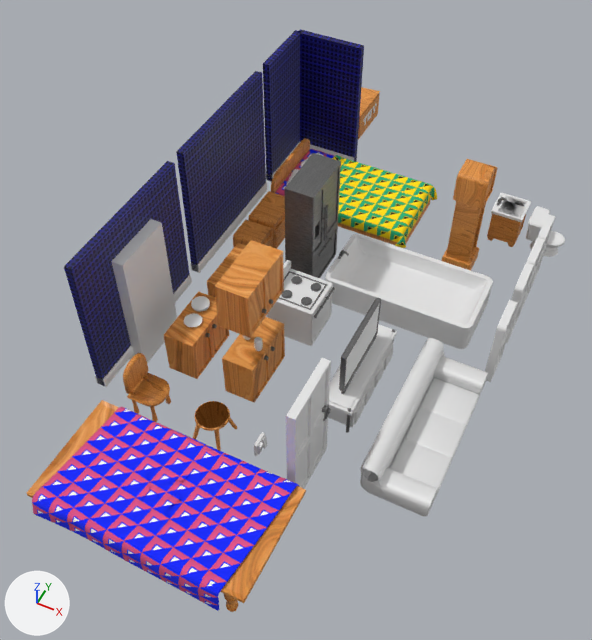
Two versions of the FBX model Assets/Models/BedroomAssets/ToyBox.fbx, one commit apart.
Both versions are drawn from a 50 mm camera at (21.3, -54.0, 40.1) aimed at (6.1, -23.6, 2.1). The axes (+X, +Y, +Z) are drawn at lower left. The lights are the same throughout. Where no turn or scale is listed for an object, it has been applied to the vertices.
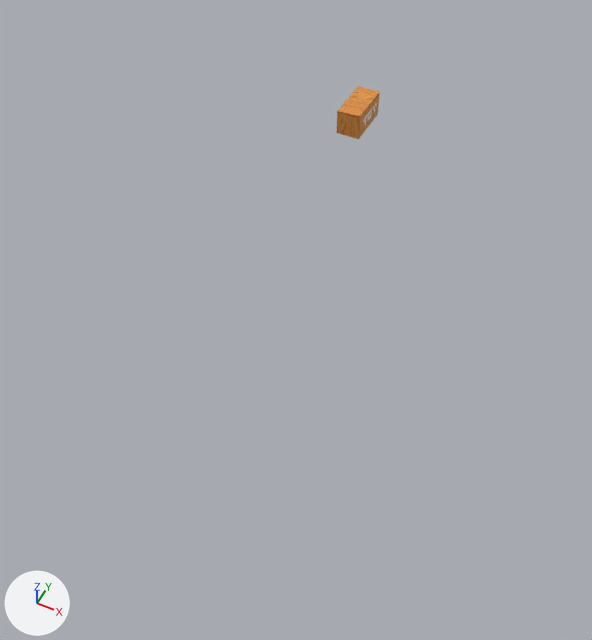
The newer file is also turned or shifted as a whole; pictures and numbers use the older file's frame.

The change, as a diff of the scene's bpy script:
```diff
--- a/Assets/Models/BedroomAssets/ToyBox.fbx.py
+++ b/Assets/Models/BedroomAssets/ToyBox.fbx.py
@@ ob_dresser @@
-ob_dresser = bpy.data.objects.new('Dresser', me_cube_006)
@@ ob_cylinder_002 @@
-ob_cylinder_002 = bpy.data.objects.new('Cylinder.002', me_cylinder_005)
@@ ob_fridge @@
-ob_fridge = bpy.data.objects.new('Fridge', me_cube_024)
@@ ob_cupboardsbottom @@
-ob_cupboardsbottom = bpy.data.objects.new('CupboardsBottom', me_cube_007)
@@ ob_lightswitch @@
-ob_lightswitch = bpy.data.objects.new('Lightswitch', me_cube_019)
@@ ob_bathtub @@
-ob_bathtub = bpy.data.objects.new('Bathtub', me_cube_023)
@@ ob_cube @@
-ob_cube = bpy.data.objects.new('Cube', me_cube_017)
@@ ob_cupboardsfull @@
-ob_cupboardsfull = bpy.data.objects.new('CupboardsFull', me_cube_009)
@@ ob_couch @@
-ob_couch = bpy.data.objects.new('Couch', me_cube_027)
@@ ob_wall @@
-ob_wall = bpy.data.objects.new('Wall', me_cube_022)
@@ ob_wall_doorway @@
-ob_wall_doorway = bpy.data.objects.new('Wall.Doorway', me_cube_010)
@@ ob_tv_stand @@
-ob_tv_stand = bpy.data.objects.new('TV Stand', me_cube_028)
@@ ob_stool @@
-ob_stool = bpy.data.objects.new('Stool', me_cylinder_001)
@@ ob_oven @@
-ob_oven = bpy.data.objects.new('Oven', me_cylinder_004)
@@ ob_window_1x3 @@
-ob_window_1x3 = bpy.data.objects.new('Window 1x3', me_cube_005)
@@ ob_nightstand @@
-ob_nightstand = bpy.data.objects.new('Nightstand', me_cube_001)
@@ ob_cupboardstop @@
-ob_cupboardstop = bpy.data.objects.new('CupboardsTop', me_cube_008)
@@ ob_wall_corner @@
-ob_wall_corner = bpy.data.objects.new('Wall.Corner', me_cube_025)
@@ ob_circle_003 @@
-ob_circle_003 = bpy.data.objects.new('Circle.003', me_circle_004)
@@ ob_toilet @@
-ob_toilet = bpy.data.objects.new('Toilet', me_cylinder_003)
@@ ob_grandfather_clock @@
-ob_grandfather_clock = bpy.data.objects.new('Grandfather Clock', me_cube_026)
@@ ob_bed @@
-ob_bed = bpy.data.objects.new('Bed', me_cube_003)
@@ ob_door @@
-ob_door = bpy.data.objects.new('Door', me_cube_020)
@@ ob_window @@
-ob_window = bpy.data.objects.new('Window', me_cube_004)
@@ ob_circle_001 @@
-ob_circle_001 = bpy.data.objects.new('Circle.001', me_circle_002)
@@ ob_plane @@
-ob_plane = bpy.data.objects.new('Plane', me_plane)
@@ ob_sink @@
-ob_sink = bpy.data.objects.new('Sink', me_cube_021)
@@ ob_tv @@
-ob_tv = bpy.data.objects.new('TV', me_cube_016)
@@ ob_circle_002 @@
-ob_circle_002 = bpy.data.objects.new('Circle.002', me_circle_003)
```

Pixel boxes (x1, y1, x2, y2) of what changed, in the pictures (592 x 640 px):
'Plane', deleted
    before: (26, 400, 306, 612)
'Couch', deleted
    before: (360, 338, 488, 517)
'Bathtub', deleted
    before: (325, 234, 493, 349)
'Wall.Corner', deleted (blue)
    before: (263, 29, 364, 182)
'Wall', deleted (blue)
    before: (176, 71, 267, 273)
'Wall.Doorway', deleted (blue)
    before: (64, 161, 192, 387)
'CupboardsFull', deleted (orange)
    before: (214, 240, 285, 403)
'Bed', deleted
    before: (271, 138, 437, 248)
'Cube', deleted
    before: (111, 219, 177, 363)
'Fridge', deleted
    before: (284, 153, 341, 278)
'Door', deleted
    before: (286, 358, 331, 489)
'Grandfather Clock', deleted (brown)
    before: (442, 159, 498, 271)
'Oven', deleted
    before: (267, 260, 335, 346)
'CupboardsBottom', deleted (brown)
    before: (164, 291, 229, 379)
'TV Stand', deleted
    before: (328, 325, 397, 433)
'Cylinder.002', deleted (brown)
    before: (123, 353, 171, 422)
'TV', deleted
    before: (339, 298, 381, 394)
'Sink', deleted
    before: (487, 193, 531, 247)
'Window 1x3', deleted
    before: (506, 214, 555, 343)
'Dresser', deleted (brown)
    before: (248, 191, 285, 249)
'Stool', deleted (brown)
    before: (193, 401, 237, 451)
'Window', deleted
    before: (485, 300, 518, 382)
'Toilet', deleted
    before: (526, 206, 565, 257)
'Nightstand', deleted (brown)
    before: (233, 220, 273, 248)
'CupboardsTop', deleted (brown)
    before: (207, 243, 246, 298)
'Circle.003', deleted
    before: (191, 296, 210, 312)
'Circle.002', deleted
    before: (184, 313, 202, 327)
'Lightswitch', deleted
    before: (254, 432, 268, 456)
'Circle.001', deleted
    before: (254, 337, 263, 351)
